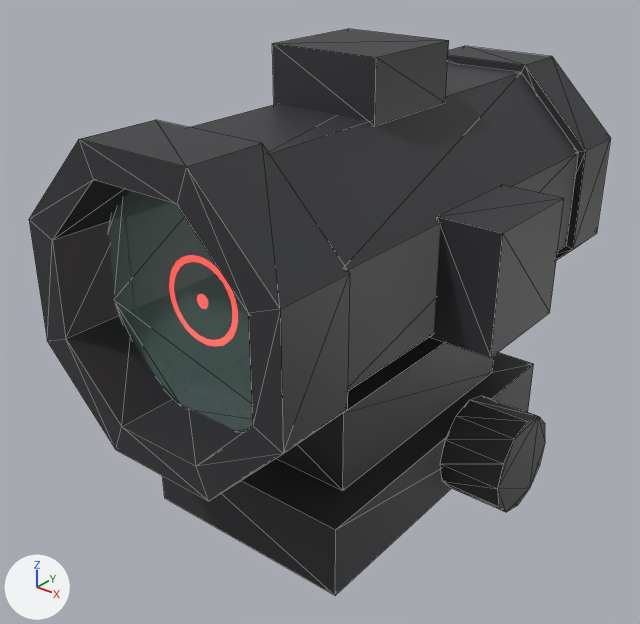
One commit to the glTF model assets/models/sights/2x.glb: the scene before it, then after it.
Both versions are drawn from a camera (50 mm lens) standing at (0.0515, -0.0717, 0.0617) and looking at (-0.0018, -0.005, 0.0204). Lighting does not change. The marker at lower left points along +X, +Y and +Z. The first picture is the older version. Mesh edges are drawn as thin lines.

The scene before the commit, as lines of its bpy script (objects in view):
```python
ob_clampknob = bpy.data.objects.new('ClampKnob', me_clampknob)
ob_clampknob.location = (0.0, 0.0, 0.0)
ob_eyepiece = bpy.data.objects.new('Eyepiece', me_eyepiece)
ob_eyepiece.location = (0.0, 0.0, 0.0)
ob_frontlens = bpy.data.objects.new('FrontLens', me_frontlens)
ob_frontlens.location = (0.0, 0.0, 0.0)
ob_hood = bpy.data.objects.new('Hood', me_hood)
ob_hood.location = (0.0, 0.0, 0.0)
ob_mount = bpy.data.objects.new('Mount', me_mount)
ob_mount.location = (0.0, 0.0, 0.0)
ob_riser = bpy.data.objects.new('Riser', me_riser)
ob_riser.location = (0.0, 0.0, 0.0)
ob_tube = bpy.data.objects.new('Tube', me_tube)
ob_tube.location = (0.0, 0.0, 0.0)
ob_turretside = bpy.data.objects.new('TurretSide', me_turretside)
ob_turretside.location = (0.0, 0.0, 0.0)
ob_turrettop = bpy.data.objects.new('TurretTop', me_turrettop)
ob_turrettop.location = (0.0, 0.0, 0.0)
```
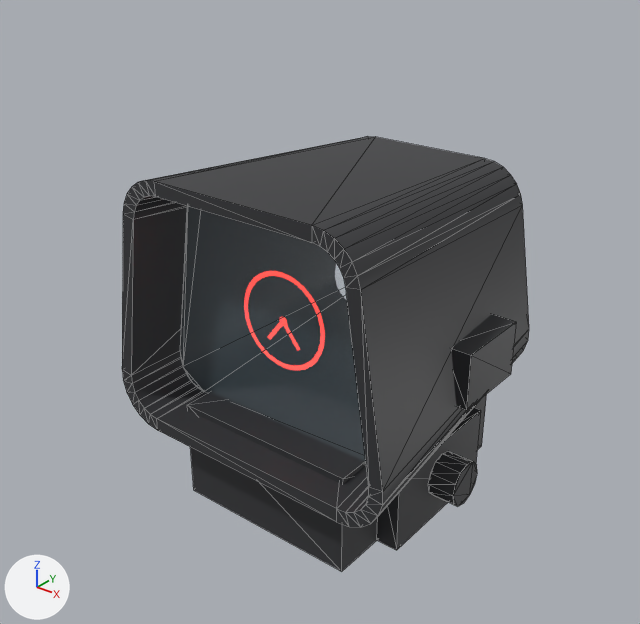
What differs and where, as boxes [x1, y1, x2, y2] in the pictures (640 x 624 px):
'Housing', added
    after: [122, 136, 529, 527]
'Hood', deleted
    before: [29, 120, 350, 501]
'Tube', deleted
    before: [190, 63, 578, 391]
'Glass', added
    after: [180, 206, 366, 465]
'Mount', deleted
    before: [163, 352, 534, 595]
'FrontLens', deleted
    before: [108, 191, 253, 432]
'TurretSide', deleted
    before: [430, 185, 564, 358]
'TurretTop', deleted
    before: [272, 29, 449, 126]
'Riser', deleted
    before: [276, 337, 494, 491]
'Base', added
    after: [187, 391, 487, 571]
'ClampKnob', deleted
    before: [440, 395, 545, 512]
'Eyepiece', deleted
    before: [448, 46, 611, 260]
'Clamp', added
    after: [377, 407, 481, 550]
'Adjuster', added
    after: [451, 314, 517, 410]
'ClampBolt', added
    after: [428, 451, 477, 506]

Patch to the scene script:
```diff
--- a/assets/models/sights/2x.glb.py
+++ b/assets/models/sights/2x.glb.py
@@ mat_sight_lens @@
 mat_sight_lens = principled_material('Sight_Lens')
-mat_sight_lens.base_color = (0.55, 0.9, 0.8)  # green #c4f3e7
+mat_sight_lens.base_color = (0.6, 0.85, 1.0)  # blue #cbedff
 mat_sight_lens.roughness = 0.05
-mat_sight_lens.alpha = 0.16
+mat_sight_lens.alpha = 0.08
@@ me_housing @@
+me_housing.from_pydata(...)  # 112 vertices, 224 faces; spans x -0.0171..0.0171, y -0.02..0.012, z 0.0089..0.0371
+me_housing.materials.append(mat_sight_body)  # dark grey #353538
@@ me_glass @@
+me_glass.from_pydata(...)  # 28 vertices, 26 faces; spans x -0.015..0.015, y -0.0135, z 0.0109..0.0351
+me_glass.materials.append(mat_sight_lens)  # blue #cbedff
@@ me_clampbolt @@
+me_clampbolt.from_pydata(...)  # a 12-sided cylinder along x spanning x 0.013..0.016, y -0.0055..-0.0005, z 0.00258..0.00758
+me_clampbolt.materials.append(mat_sight_body)  # dark grey #353538
@@ me_clamp @@
+me_clamp.from_pydata(...)  # a box spanning x 0.0105..0.013, y -0.011..0.005, z 0.0..0.009
+me_clamp.materials.append(mat_sight_body)  # dark grey #353538
@@ me_base @@
+me_base.from_pydata(...)  # a box spanning x -0.0105..0.0105, y -0.017..0.011, z 0.0..0.0113
+me_base.materials.append(mat_sight_body)  # dark grey #353538
@@ me_adjuster @@
+me_adjuster.from_pydata(...)  # a box spanning x 0.014..0.017, y -0.006..0.003, z 0.016..0.022
+me_adjuster.materials.append(mat_sight_body)  # dark grey #353538
@@ ob_clampknob @@
-ob_clampknob = bpy.data.objects.new('ClampKnob', me_clampknob)
-ob_clampknob.location = (0.0, 0.0, 0.0)
@@ ob_eyepiece @@
-ob_eyepiece = bpy.data.objects.new('Eyepiece', me_eyepiece)
-ob_eyepiece.location = (0.0, 0.0, 0.0)
@@ ob_frontlens @@
-ob_frontlens = bpy.data.objects.new('FrontLens', me_frontlens)
-ob_frontlens.location = (0.0, 0.0, 0.0)
@@ ob_hood @@
-ob_hood = bpy.data.objects.new('Hood', me_hood)
-ob_hood.location = (0.0, 0.0, 0.0)
@@ ob_mount @@
-ob_mount = bpy.data.objects.new('Mount', me_mount)
-ob_mount.location = (0.0, 0.0, 0.0)
@@ ob_riser @@
-ob_riser = bpy.data.objects.new('Riser', me_riser)
-ob_riser.location = (0.0, 0.0, 0.0)
@@ ob_tube @@
-ob_tube = bpy.data.objects.new('Tube', me_tube)
-ob_tube.location = (0.0, 0.0, 0.0)
@@ ob_turretside @@
-ob_turretside = bpy.data.objects.new('TurretSide', me_turretside)
-ob_turretside.location = (0.0, 0.0, 0.0)
@@ ob_turrettop @@
-ob_turrettop = bpy.data.objects.new('TurretTop', me_turrettop)
-ob_turrettop.location = (0.0, 0.0, 0.0)
@@ ob_housing @@
+ob_housing = bpy.data.objects.new('Housing', me_housing)
+ob_housing.location = (0.0, 0.0, 0.0)
@@ ob_glass @@
+ob_glass = bpy.data.objects.new('Glass', me_glass)
+ob_glass.location = (0.0, 0.0, 0.0)
@@ ob_clampbolt @@
+ob_clampbolt = bpy.data.objects.new('ClampBolt', me_clampbolt)
+ob_clampbolt.location = (0.0, 0.0, 0.0)
@@ ob_clamp @@
+ob_clamp = bpy.data.objects.new('Clamp', me_clamp)
+ob_clamp.location = (0.0, 0.0, 0.0)
@@ ob_base @@
+ob_base = bpy.data.objects.new('Base', me_base)
+ob_base.location = (0.0, 0.0, 0.0)
@@ ob_adjuster @@
+ob_adjuster = bpy.data.objects.new('Adjuster', me_adjuster)
+ob_adjuster.location = (0.0, 0.0, 0.0)
```
